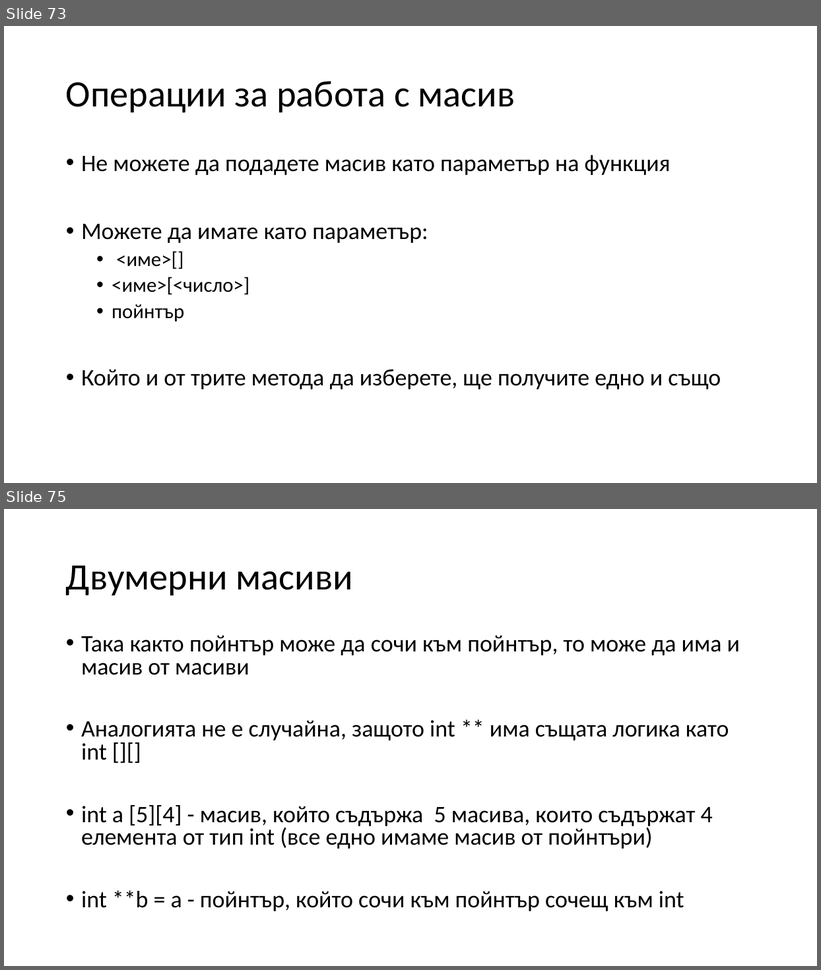
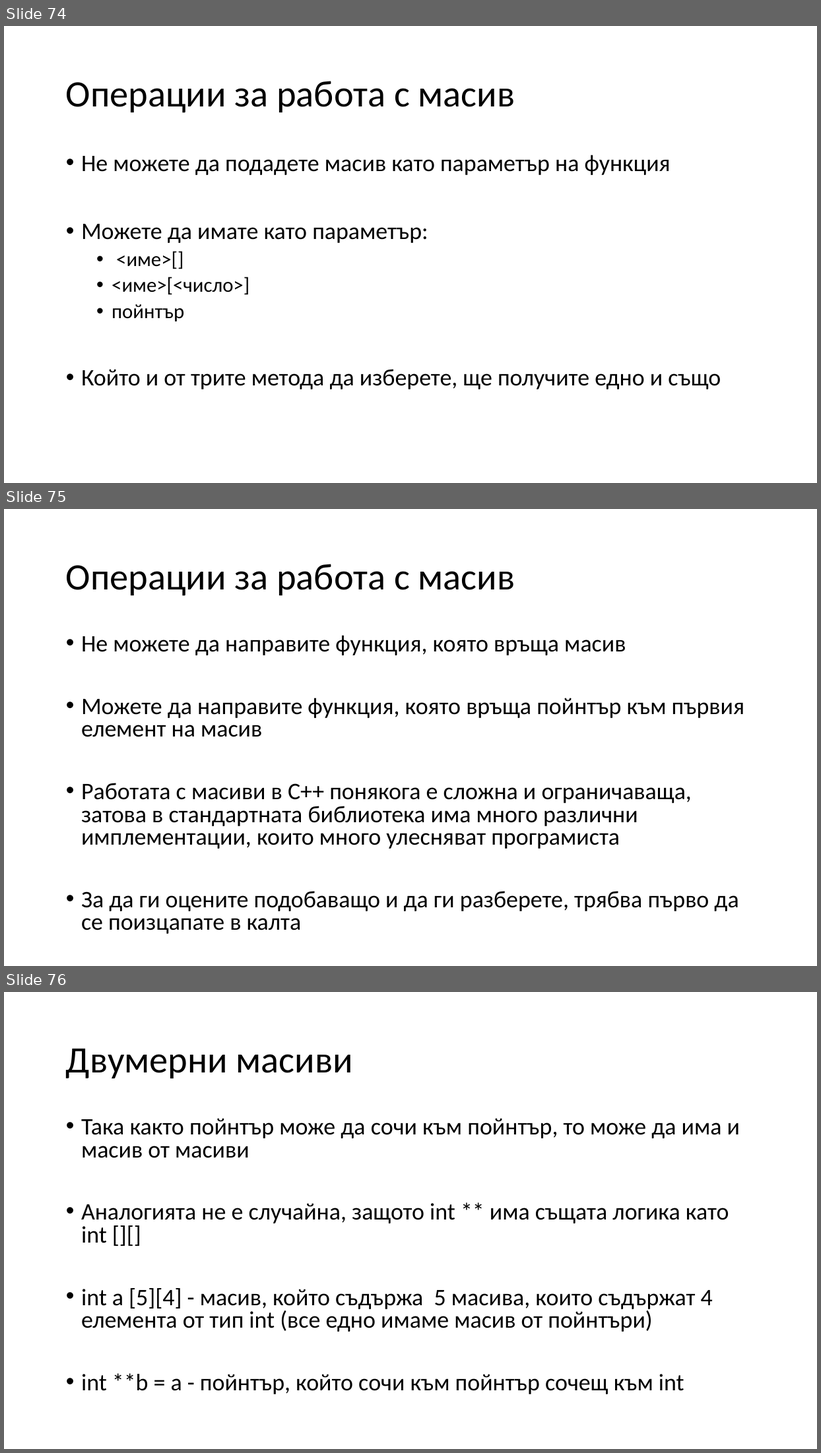
Before and after one commit to Mapmo/Uni-CPP, a slide deck: Introducing To Programming Materials/consult2.pptx. Shown one above the other, each under a label of ours: slides 73 and 75 before the commit, slides 74, 75 and 76 after it; the slides between them are not shown. The pictures are 821x970 and 821x1453 pixels, drawn with LibreOffice and Linux fonts; fonts in the diff are those of the drawing. Boxes give left, top, right and bottom in pixels: in the first picture for what was removed or moved away, otherwise in the second. Text is boxed around its words. In the diff, an @@ line names an element or a change of style, - is before the commit and + after.

```diff
--- a/Introducing To Programming Materials/consult2.pptx
+++ b/Introducing To Programming Materials/consult2.pptx
@@ slide 75 added at <box>4,509,817,966</box>, background #FFFFFF @@
@@ title added at <box>66,564,516,596</box>, 44 pt, text #000000 @@
+Операции за работа с масив
@@ text added at <box>81,635,745,934</box>, 28 pt, text #000000 @@
+• Не можете да направите функция, която връща масив
+• Можете да направите функция, която връща пойнтър към първия елемент на масив
+• Работата с масиви в С++ понякога е сложна и ограничаваща, затова в стандартната библиотека има много различни имплементации, които много улесняват програмиста
+• За да ги оцените подобаващо и да ги разберете, трябва първо да се поизцапате в калта
@@ what was slide 73 is now slide 74 @@
@@ what was slide 75 is now slide 76 @@
```
